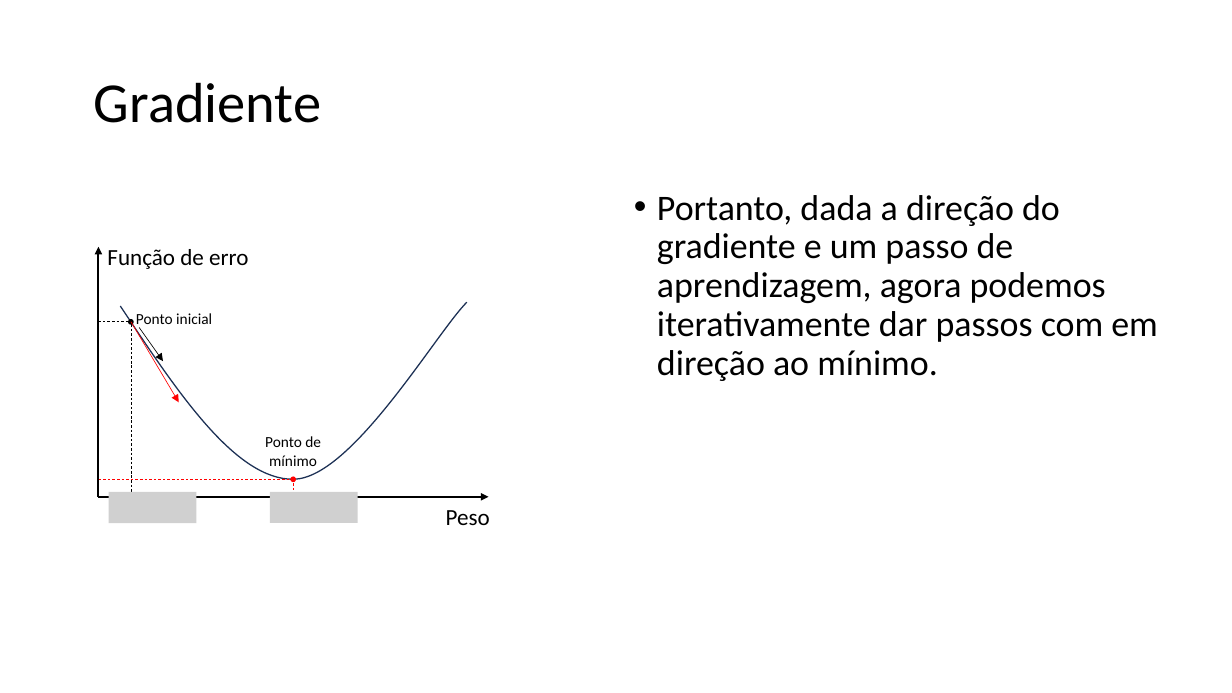
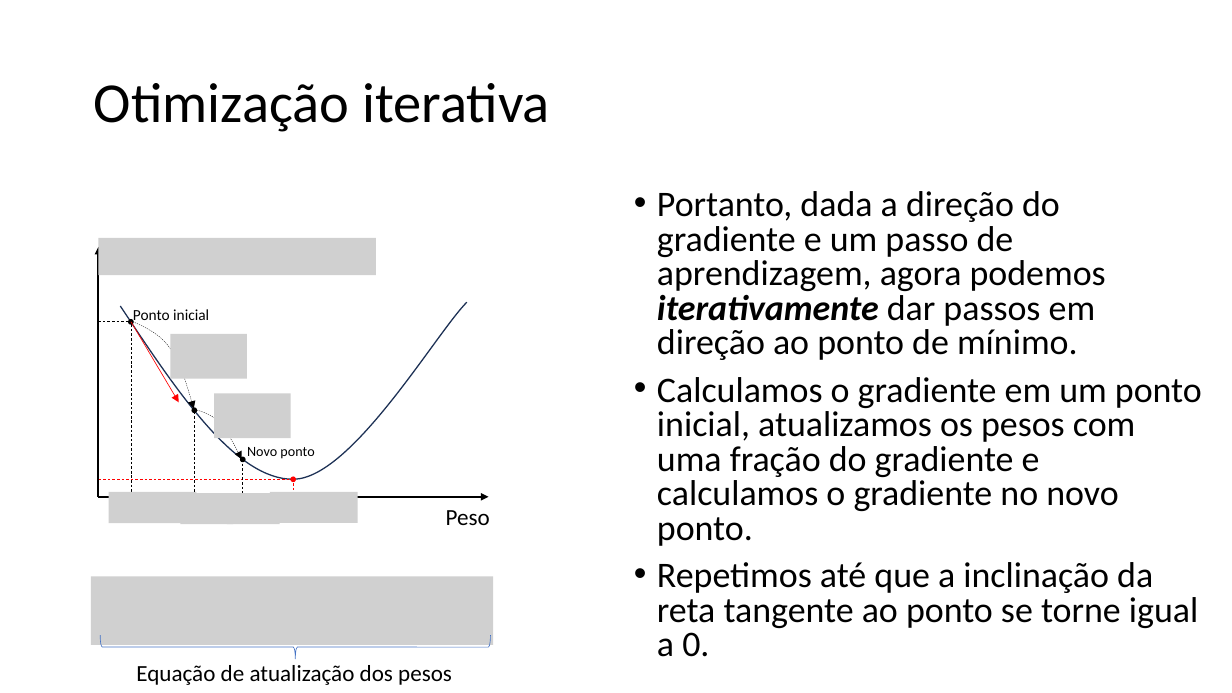
Before and after one commit to zz4fap/tp557-iot-ml, a slide deck: slide 11 of slides/TP557_6_Minimizando_o_erro.pptx (slide 10 before the commit). Drawn at 1232x693 pixels with LibreOffice and Linux fonts; fonts in the diff are those of the drawing; grey boxes stand for pictures. Boxes give left, top, right and bottom in pixels: in the first picture for what was removed or moved away, otherwise in the second. Text is boxed around its words. In the diff, an @@ line names an element or a change of style, - is before the commit and + after.

Commit message:
update of slides

```diff
--- a/slides/TP557_6_Minimizando_o_erro.pptx
+++ b/slides/TP557_6_Minimizando_o_erro.pptx
@@ title at bbox=[94, 83, 550, 132]: text changed @@
-Gradiente
+Otimização iterativa
@@ text at bbox=[657, 191, 1202, 657]: text changed @@
-• Portanto, dada a direção do gradiente e um passo de aprendizagem, agora podemos iterativamente dar passos com em direção ao mínimo.
+• Portanto, dada a direção do gradiente e um passo de aprendizagem, agora podemos iterativamente dar passos em direção ao ponto de mínimo.
+• Calculamos o gradiente em um ponto inicial, atualizamos os pesos com uma fração do gradiente e calculamos o gradiente no novo ponto.
+• Repetimos até que a inclinação da reta tangente ao ponto se torne igual a 0.
@@ text removed at bbox=[107, 249, 248, 269] @@
-Função de erro
@@ text "Ponto inicial": place and size @@
-text "Ponto inicial" at bbox=[136, 313, 212, 329]
+text "Ponto inicial" at bbox=[133, 309, 209, 325]
@@ arrow removed from (140, 327) to (163, 361) @@
@@ freeform shape added at bbox=[197, 402, 241, 467], outline #000000 0.25 pt dashed @@
@@ picture added at bbox=[214, 394, 291, 439] @@
@@ text at bbox=[247, 447, 314, 459]: text changed; size 12 to 11 pt @@
-Ponto de mínimo
+Novo ponto
@@ ellipse added at bbox=[240, 457, 245, 462], fill #000000, outline #000000 1 pt @@
@@ line added from (243, 459) to (243, 495), #000000 0.5 pt dashed @@
@@ group added at bbox=[99, 238, 376, 525]: 3 pictures, 1 ellipse, 1 freeform shape, 1 line @@
@@ picture added at bbox=[227, 494, 280, 525] @@
@@ picture added at bbox=[91, 577, 493, 645] @@
@@ right brace added at bbox=[101, 635, 491, 659], outline #4472C4 0.5 pt @@
@@ text added at bbox=[136, 665, 452, 685], 18 pt, text #000000 @@
+Equação de atualização dos pesos
```
Also in this commit, not shown: 7 other slides changed, 1 slide added.
